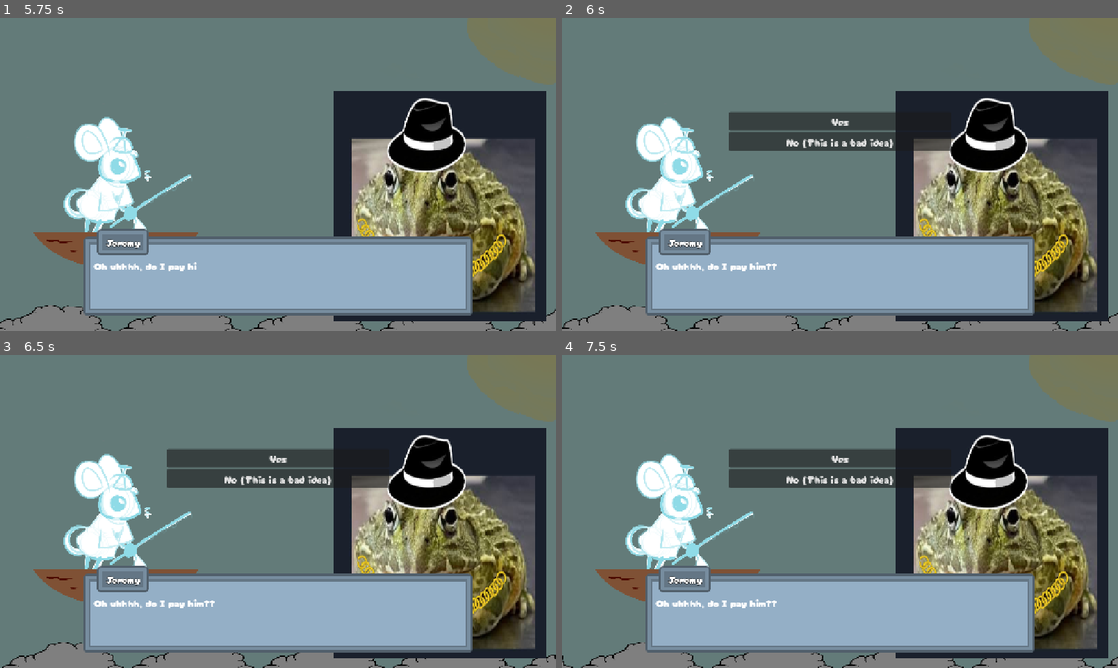
Above: before the commit, frames 1-4 (two rows, left to right).
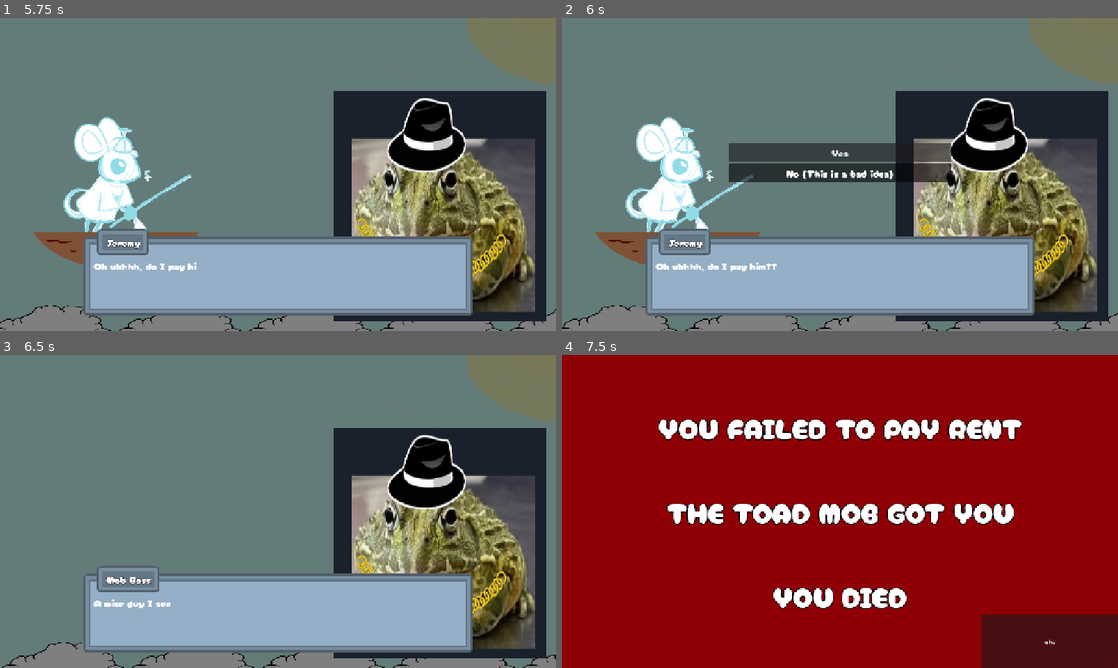
Above: after the commit, the same moments.

Repository: Meoah/Team-Awesome
Game: Godot game, scene res://scenes/default.tscn
Two runs of this game, one before a commit and one after it. Both use one fixed random seed, a clock stepped at 60 frames per second and the inputs below. Sound files missing from this copy of the repository are replaced by a short silence.
Inputs (mouse positions are in pixels of both pictures, inside the frame that each line leads up to):
- Up to frame 1 (5.75 s): tap Enter at 0.5 s; move the mouse to (400, 158) at 0.52 s; hold Right (right) 0.53-1.25 s; hold Space (action) 0.53-1.25 s; click (400, 158) at 0.67 s; click (278, 155) at 1.25 s; drag from (166, 190) to (250, 237) at 2.02 s; move the mouse to (333, 105) at 2.77 s; hold Right (right) 2.78-3.5 s; hold Space (action) 2.78-3.5 s; drag from (250, 237) to (111, 127) at 3.52 s; move the mouse to (444, 221) at 4.27 s; hold Left (left) 4.28-5 s; hold Space (action) 4.28-5 s; drag from (111, 127) to (194, 96) at 5.02 s
- Up to frame 2 (6 s): move the mouse to (867, 174) at 5.77 s; hold Down (down) from 5.78 s (still down); hold Space (action) from 5.78 s (still down); click (867, 174) at 5.92 s
- Up to frame 3 (6.5 s): keep holding Down (down); keep holding Space (action)
- Up to frame 4 (7.5 s): release Down (down) at 6.5 s; release Space (action) at 6.5 s; drag from (756, 433) to (728, 527) at 6.52 s; move the mouse to (962, 495) at 7.27 s; hold Up (up) from 7.28 s (still down); hold Space (action) from 7.28 s (still down)

Frame 1 is identical in both runs. In frame 2, 6.6% of the frame differs, in the area x 30-70%, y 30-53%; in frame 3, 8.3%; in frame 4, 100%, in the area x 0-100%, y 0-100%.

Commit message:
Moved dialogue option selection down

Diff:
--- a/scenes/ui/pop_ups/dialogue_popup.tscn
+++ b/scenes/ui/pop_ups/dialogue_popup.tscn
@@ -264,7 +264,7 @@
 layout_mode = 1
 anchors_preset = -1
 anchor_left = 0.3
-anchor_top = 0.3
+anchor_top = 0.4
 anchor_right = 0.7
 anchor_bottom = 0.6
 grow_horizontal = 2
